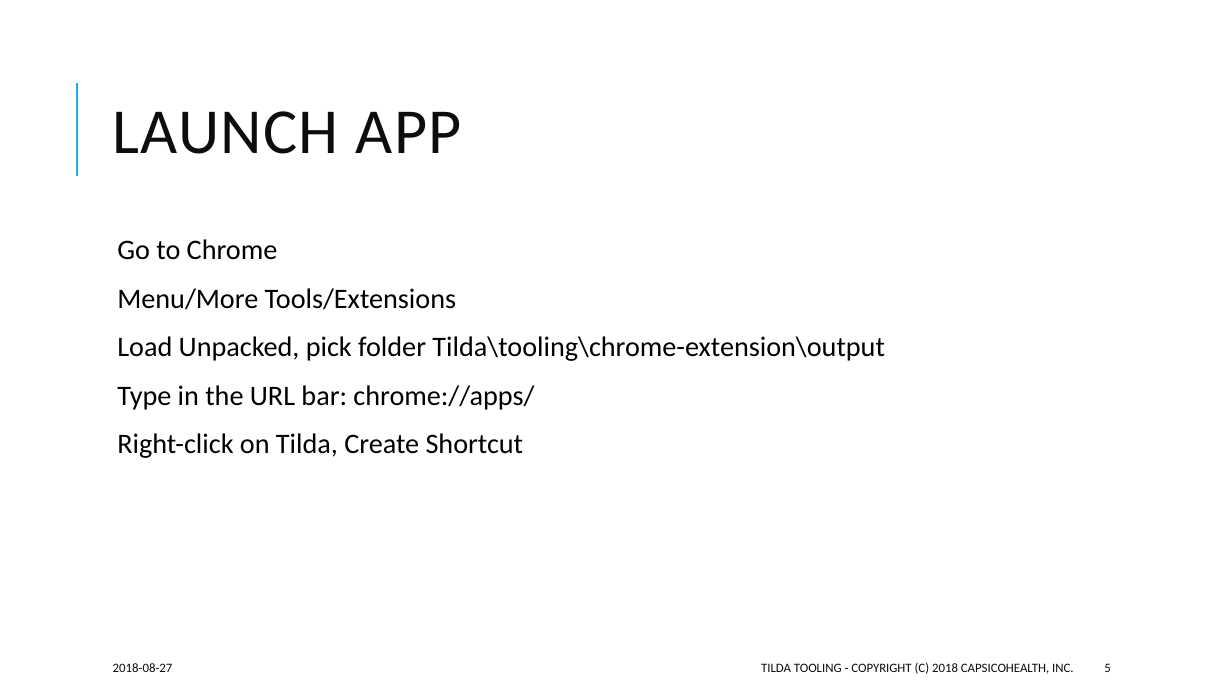
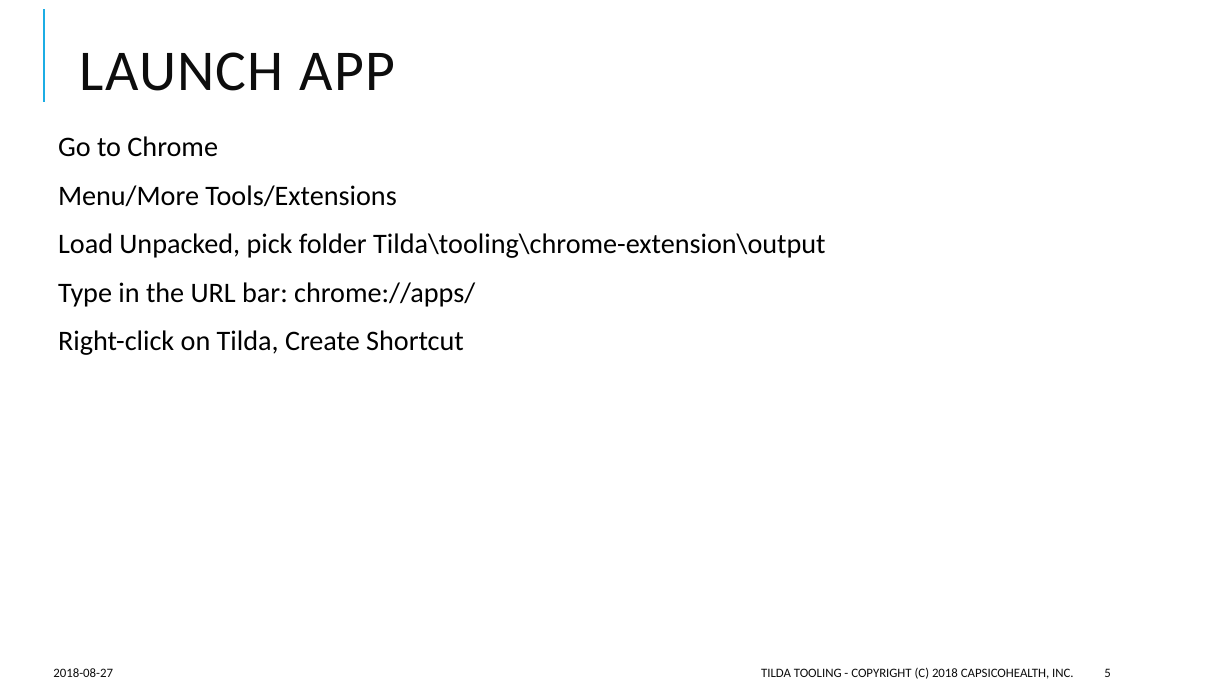
Before and after one commit to CapsicoHealth/Tilda, a slide deck: slide 5 of Tilda Tooling Architcture.pptx. Drawn at 1232x693 pixels with LibreOffice and Linux fonts; fonts in the diff are those of the drawing. Boxes give left, top, right and bottom in pixels: in the first picture for what was removed or moved away, otherwise in the second. Text is boxed around its words. In the diff, an @@ line names an element or a change of style, - is before the commit and + after.

```diff
--- a/Tilda Tooling Architcture.pptx
+++ b/Tilda Tooling Architcture.pptx
@@ line moved from (77, 176) - (77, 83) to (44, 102) - (44, 9) @@
@@ title "LAUNCH APP": place and size @@
-title "LAUNCH APP" at bbox=[113, 111, 462, 154]
+title "LAUNCH APP" at bbox=[80, 52, 395, 91]
@@ title "LAUNCH APP" at bbox=[80, 52, 395, 91]: size 50 to 45 pt @@
@@ text "Go to Chrome": place and size @@
-text "Go to Chrome" at bbox=[117, 239, 885, 458]
+text "Go to Chrome" at bbox=[58, 136, 826, 355]
@@ text "2018-08-27": place and size @@
-text "2018-08-27" at bbox=[113, 663, 173, 672]
+text "2018-08-27" at bbox=[53, 668, 113, 677]
@@ text "TILDA TOOLING - COPYRIGHT (C) ...": place and size @@
-text "TILDA TOOLING - COPYRIGHT (C) ..." at bbox=[761, 662, 1073, 674]
+text "TILDA TOOLING - COPYRIGHT (C) ..." at bbox=[761, 667, 1073, 679]
@@ page number: place and size @@
-page number at bbox=[1104, 663, 1110, 672]
+page number at bbox=[1104, 668, 1110, 677]
```
Also in this commit, not shown: 3 other slides changed, 1 slide added, 3 other files.
